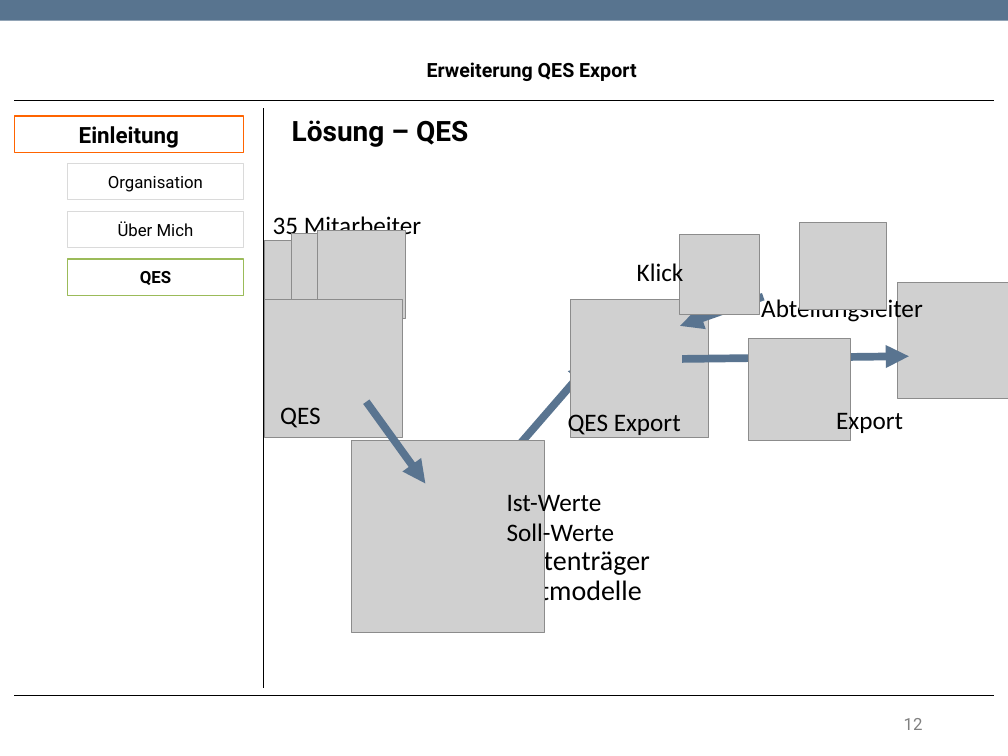
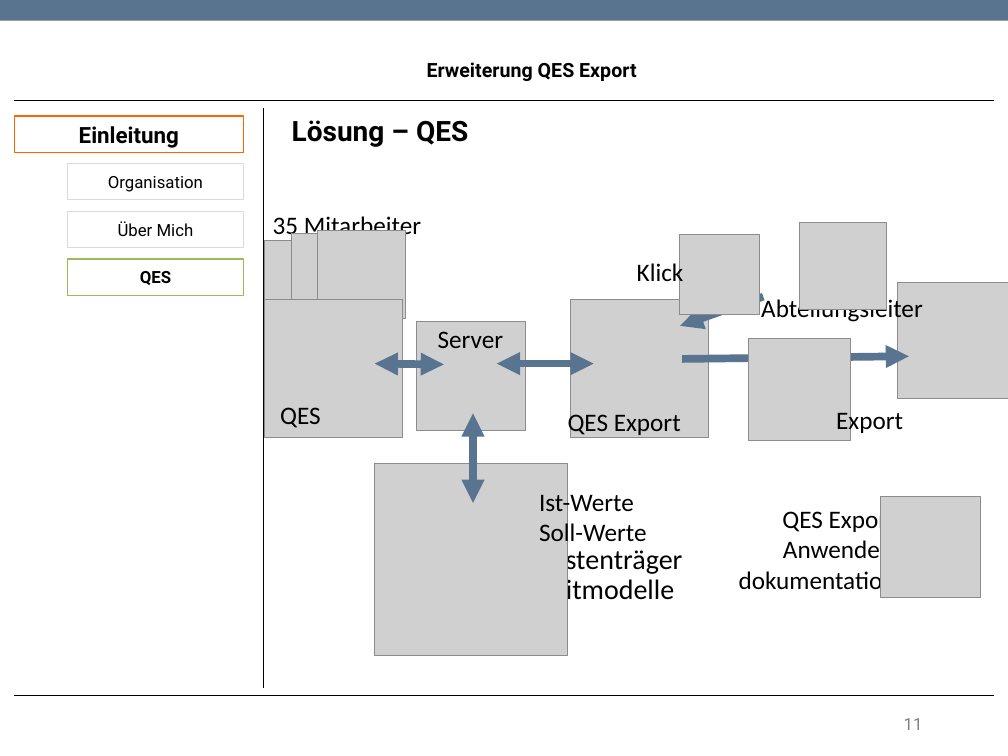
Before and after one commit to TwoHorus/dbExelExportLaravel, a slide deck: slide 11 of DOC/Fachgespraech.pptx (slide 12 before the commit). Drawn at 1008x756 pixels with LibreOffice and Linux fonts; fonts in the diff are those of the drawing; grey boxes stand for pictures; background and template pictures are left out. Boxes give left, top, right and bottom in pixels: in the first picture for what was removed or moved away, otherwise in the second. Text is boxed around its words. In the diff, an @@ line names an element or a change of style, - is before the commit and + after.

```diff
--- a/DOC/Fachgespraech.pptx
+++ b/DOC/Fachgespraech.pptx
@@ picture added at <box>416,322,525,430</box> @@
@@ text added at <box>438,331,503,348</box>, 18 pt, text #000000 @@
+Server
@@ double arrow added from (444, 365) to (375, 364), #597490 5.5 pt @@
@@ arrow moved from (486, 483) - (592, 361) to (497, 364) - (594, 364) @@
@@ arrow (497, 364) - (594, 364): arrow to double arrow @@
@@ arrow moved from (366, 402) - (425, 484) to (473, 503) - (473, 413) @@
@@ arrow (473, 503) - (473, 413): arrow to double arrow @@
@@ picture: place and size @@
-picture at <box>352,440,544,633</box>
+picture at <box>375,464,568,656</box>
@@ text "Ist-Werte": place and size @@
-text "Ist-Werte" at <box>507,491,615,548</box>
+text "Ist-Werte" at <box>539,490,647,548</box>
@@ text added at <box>739,508,896,595</box>, 18 pt, text #000000 @@
+QES Export
+Anwender-
+dokumentation
@@ picture added at <box>880,497,981,598</box> @@
@@ text "Kostenträger": place and size @@
-text "Kostenträger" at <box>504,547,650,577</box>
+text "Kostenträger" at <box>537,546,683,576</box>
@@ text "Zeitmodelle": place and size @@
-text "Zeitmodelle" at <box>507,577,642,607</box>
+text "Zeitmodelle" at <box>539,576,674,606</box>
@@ text removed at <box>383,589,568,645</box> @@
-Datenbank
@@ page number at <box>904,718,923,730</box>: text changed @@
-12
+11
```
Also in this commit, not shown: 3 other slides changed, 1 slide removed.
